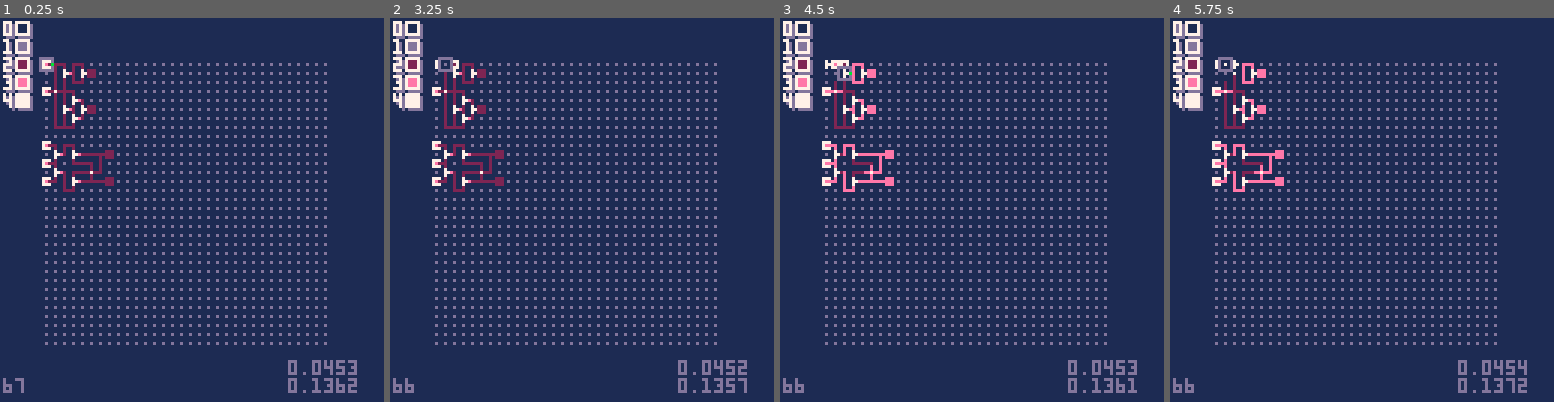
Above: before the commit, frames 1-4 (left to right).
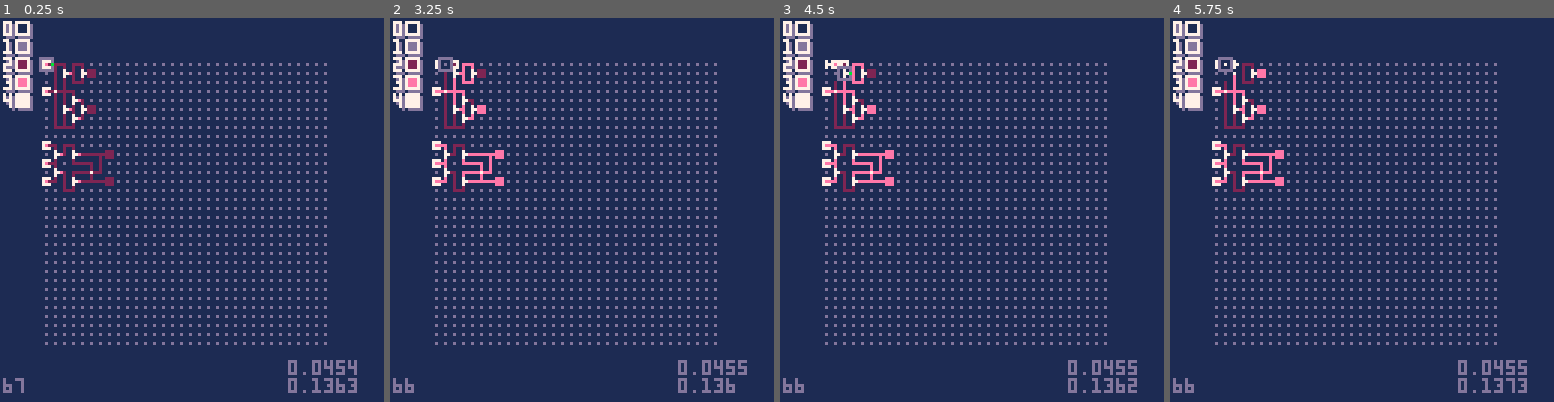
Above: after the commit, the same moments.

Repository: SestrenExsis/NANDGate
Game: PICO-8 cartridge nandgate.p8
The game is run twice, just before and just after one commit, with the same random seed, the same clock (stepped at 60 frames per second) and the same inputs.
Inputs:
- Up to frame 1 (0.25 s): no input
- Up to frame 2 (3.25 s): tap X (X key) at 0.33, 1.07, 1.85, 2.97 s; tap O (Z key) at 0.7, 1.7, 2.1, 2.5, 2.9 s; hold Right 1.6-2.1 s; hold P2 Left 1.6-2.1 s; hold Up 2.15-2.42 s; hold P2 Down 2.15-2.42 s; hold Right 2.47-3.03 s; hold P2 Left 2.47-3.03 s; hold Left from 3.08 s (still down); hold P2 Right from 3.08 s (still down)
- Up to frame 3 (4.5 s): tap O (Z key) at 3.3, 3.7, 4.1 s; release Left at 3.58 s; release P2 Right at 3.58 s; hold Down 3.63-3.97 s; hold P2 Up 3.63-3.97 s; hold Right from 4.02 s (still down); hold P2 Left from 4.02 s (still down); tap X (X key) at 4.08 s
- Up to frame 4 (5.75 s): tap O (Z key) every 0.4 s from 4.5 to 5.7 s; release Right at 4.68 s; release P2 Left at 4.68 s; hold Up 4.73-5.03 s; hold P2 Down 4.73-5.03 s; hold Left 5.08-5.68 s; hold P2 Right 5.08-5.68 s; tap X (X key) at 5.2 s; hold Down from 5.73 s (still down); hold P2 Up from 5.73 s (still down)

The runs differ from the first frame. In frame 1, less than 0.1% of the frame differs, in the area x 90-93%, y 89-97%; in frame 2, 0.8%, in the area x 12-93%, y 11-98%; in frame 3, 0.4%; in frame 4, 0.4%.

Commit message:
Add ability to advance through several ticks

Diff:
--- a/nandgate.p8
+++ b/nandgate.p8
@@ -22,8 +22,8 @@
 	}
 _opps={9,8,7,6,5,4,3,2,1}
 _ortho={2,4,6,8}
-
 _llog=""
+_clk=16
 
 function log(l)
 	if l!=_llog then
@@ -537,6 +537,10 @@
 	end
 	if btnp(⬆️,1) then
 		tick(_grid)
+	elseif btnp(➡️,1) then
+		for i=1,_clk do
+			tick(_grid)
+		end
 	end
 end
 
